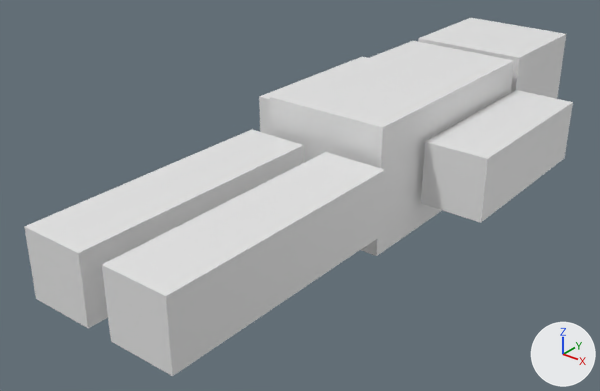
The COLLADA model dae/guy/guy.dae, before and after one commit.
Camera for both pictures: a camera (50 mm lens) standing at (3.35, -5.46, 2.54) and looking at (-0.29, -0.91, -0.28). Every picture has the same lights, and +X, +Y and +Z are marked at lower right. Where no turn or scale is listed for an object, it has been applied to the vertices.

The older version as bpy lines, for what is in view:
```python
me_cube_000 = bpy.data.meshes.new('Cube.000')
me_cube_000.from_pydata(...)  # a box spanning x -0.25..0.25, y -1.25..0.25, z -0.25..0.25
me_cube_001 = bpy.data.meshes.new('Cube.001')
me_cube_001.from_pydata(...)  # a box spanning x -0.5..0.5, y -0.5..0.5, z -0.5..0.5
me_cube_002 = bpy.data.meshes.new('Cube.002')
me_cube_002.from_pydata(...)  # a box spanning x -0.5..0.5, y -1.0..1.0, z -0.5..0.5
me_cube_003 = bpy.data.meshes.new('Cube.003')
me_cube_003.from_pydata(...)  # a box spanning x -0.25..0.25, y -1.25..0.25, z -0.25..0.25
me_cube_004 = bpy.data.meshes.new('Cube.004')
me_cube_004.from_pydata(...)  # a box spanning x -0.25..0.25, y -2.0..0.0, z -0.25..0.25
me_cube_006 = bpy.data.meshes.new('Cube.006')
me_cube_006.from_pydata(...)  # a box spanning x -0.25..0.25, y -2.0..0.0, z -0.25..0.25
ob_arm1 = bpy.data.objects.new('arm1', me_cube_003)
ob_arm1.location = (0.8, 0.75, 0.0)
ob_arm2 = bpy.data.objects.new('arm2', me_cube_000)
ob_arm2.location = (-0.8, 0.75, 0.0)
ob_body = bpy.data.objects.new('body', me_cube_002)
ob_body.location = (0.0, 0.0, 0.0)
ob_head = bpy.data.objects.new('head', me_cube_001)
ob_head.location = (0.0, 1.6, 0.0)
ob_leg1 = bpy.data.objects.new('leg1', me_cube_004)
ob_leg1.location = (0.35, -1.1, 0.0)
ob_leg2 = bpy.data.objects.new('leg2', me_cube_006)
ob_leg2.location = (-0.35, -1.1, 0.0)
```
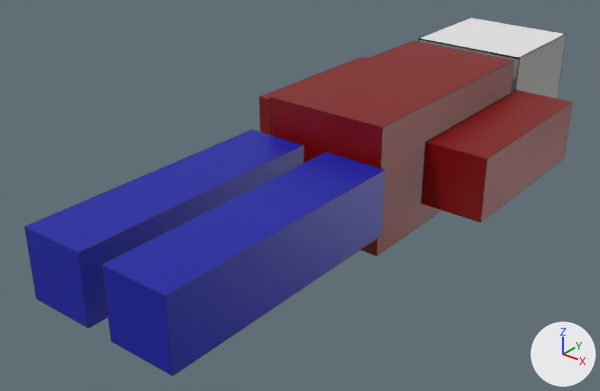
Commit message: new dae of guy

The change, as a list of edits to the scene's bpy script:
```text
Add img_arm_png:
    img_arm_png = load_image('arm.png', 'arm.png', 1024, 1024, 'sRGB')
Add img_head_png:
    img_head_png = load_image('head.png', 'head.png', 1024, 1024, 'sRGB')
Add img_leg_png:
    img_leg_png = load_image('leg.png', 'leg.png', 1024, 1024, 'sRGB')
Add img_body_png:
    img_body_png = load_image('body.png', 'body.png', 1024, 1024, 'sRGB')
Add mat_arm1_geo:
    mat_arm1_geo = principled_material('arm1-geo')
    mat_arm1_geo.texture = img_arm_png
    mat_arm1_geo.roughness = 0.44
Add mat_material:
    mat_material = principled_material('Material')
    mat_material.texture = img_head_png
    mat_material.roughness = 0.44
Add mat_leg1_material:
    mat_leg1_material = principled_material('leg1-material')
    mat_leg1_material.texture = img_leg_png
    mat_leg1_material.roughness = 0.44
Add mat_leg2_material:
    mat_leg2_material = principled_material('leg2-material')
    mat_leg2_material.texture = img_leg_png
    mat_leg2_material.roughness = 0.44
Add mat_arm2_maretail:
    mat_arm2_maretail = principled_material('arm2-maretail')
    mat_arm2_maretail.texture = img_arm_png
    mat_arm2_maretail.roughness = 0.44
Add mat_body_material:
    mat_body_material = principled_material('body-material')
    mat_body_material.texture = img_body_png
    mat_body_material.roughness = 0.44
Change me_cube_002:
    where me_cube_002.from_pydata(...)  # 8 vertices, 12 faces; spans x -0.5..0.5, y -1.0..1.0, z -0.5..0.5
    used by ob_body; location = (0.0, 0.0, 0.0)
    me_cube_002 part 1: texture (UV) coordinates changed
    add me_cube_002.materials.append(mat_body_material)  # picture img_body_png
Change me_cube_000:
    where me_cube_000.from_pydata(...)  # 8 vertices, 12 faces; spans x -0.25..0.25, y -1.25..0.25, z -0.25..0.25
    add me_cube_000.materials.append(mat_arm2_maretail)  # picture img_arm_png
Change me_cube_006:
    where me_cube_006.from_pydata(...)  # 8 vertices, 12 faces; spans x -0.25..0.25, y -2.0..0.0, z -0.25..0.25
    used by ob_leg2; location = (-0.35, -1.1, 0.0)
    me_cube_006 part 2: texture (UV) coordinates changed
    add me_cube_006.materials.append(mat_leg2_material)  # picture img_leg_png
Change me_cube_004:
    where me_cube_004.from_pydata(...)  # 8 vertices, 12 faces; spans x -0.25..0.25, y -2.0..0.0, z -0.25..0.25
    used by ob_leg1; location = (0.35, -1.1, 0.0)
    me_cube_004 part 3: texture (UV) coordinates changed
    add me_cube_004.materials.append(mat_leg1_material)  # picture img_leg_png
Change me_cube_001:
    where me_cube_001.from_pydata(...)  # 8 vertices, 12 faces; spans x -0.5..0.5, y -0.5..0.5, z -0.5..0.5
    add me_cube_001.materials.append(mat_material)  # picture img_head_png
Change me_cube_003:
    where me_cube_003.from_pydata(...)  # 8 vertices, 12 faces; spans x -0.25..0.25, y -1.25..0.25, z -0.25..0.25
    used by ob_arm1; location = (0.8, 0.75, 0.0)
    me_cube_003 part 4: texture (UV) coordinates changed
    add me_cube_003.materials.append(mat_arm1_geo)  # picture img_arm_png
```

Boxes (x1, y1, x2, y2) around the edits, measured in the pictures (600 x 391 px):
'leg1', recoloured, surface changed (white to blue): (102, 152, 385, 376) in both
'body', recoloured, surface changed (white to brown): (270, 41, 514, 256) in both
'leg2', recoloured, surface changed (white to blue): (24, 129, 304, 328) in both
'arm1', recoloured, surface changed (white to brown): (421, 90, 573, 223) in both
'head', recoloured: (418, 18, 566, 99) in both
'arm2', recoloured (white to brown): (259, 57, 367, 135) in both
